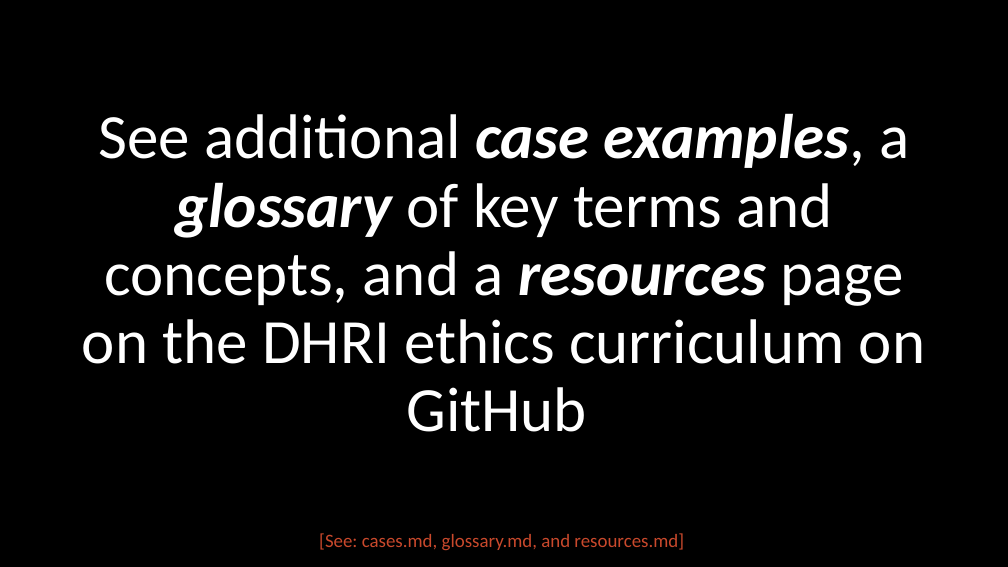
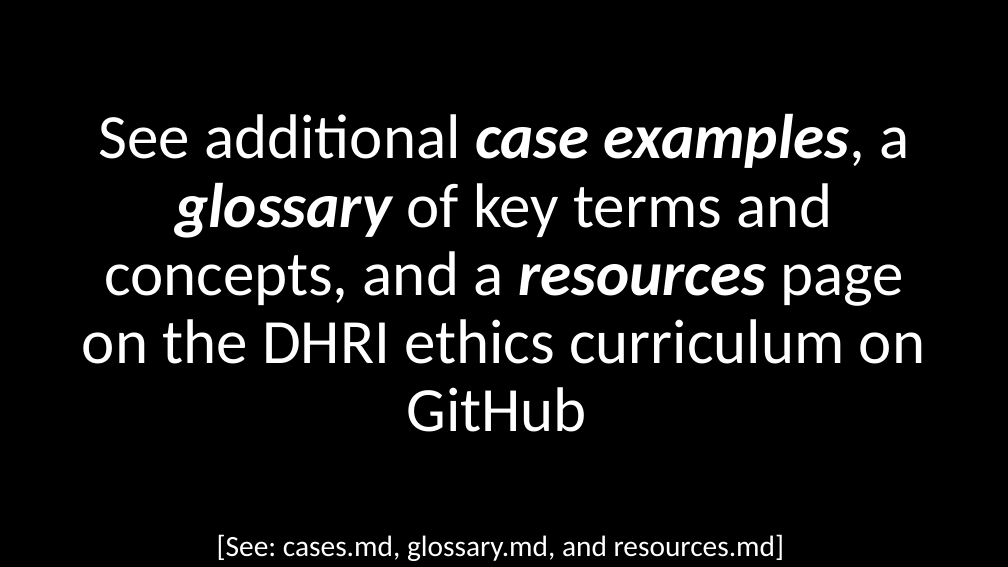
Before and after one commit to dhsouthbend/ethics, a slide deck: slide 49 of slides.pptx. Drawn at 1008x567 pixels with LibreOffice and Linux fonts; fonts in the diff are those of the drawing. Boxes give left, top, right and bottom in pixels: in the first picture for what was removed or moved away, otherwise in the second. Text is boxed around its words. In the diff, an @@ line names an element or a change of style, - is before the commit and + after.

Commit message:
changed .md references and other fonts' size and color for better visibility in slides

```diff
--- a/slides.pptx
+++ b/slides.pptx
@@ text "[See: cases.md, glossary.md, and resources.md]": place and size @@
-text "[See: cases.md, glossary.md, and resources.md]" at box(319, 533, 684, 550)
+text "[See: cases.md, glossary.md, and resources.md]" at box(217, 534, 784, 561)
@@ text "[See: cases.md, glossary.md, and resources.md]" at box(217, 534, 784, 561): size 18 to 28 pt, text colour #C9492C to #FFFFFF @@
```
Also in this commit, not shown: 51 other slides changed, 1 other file.
